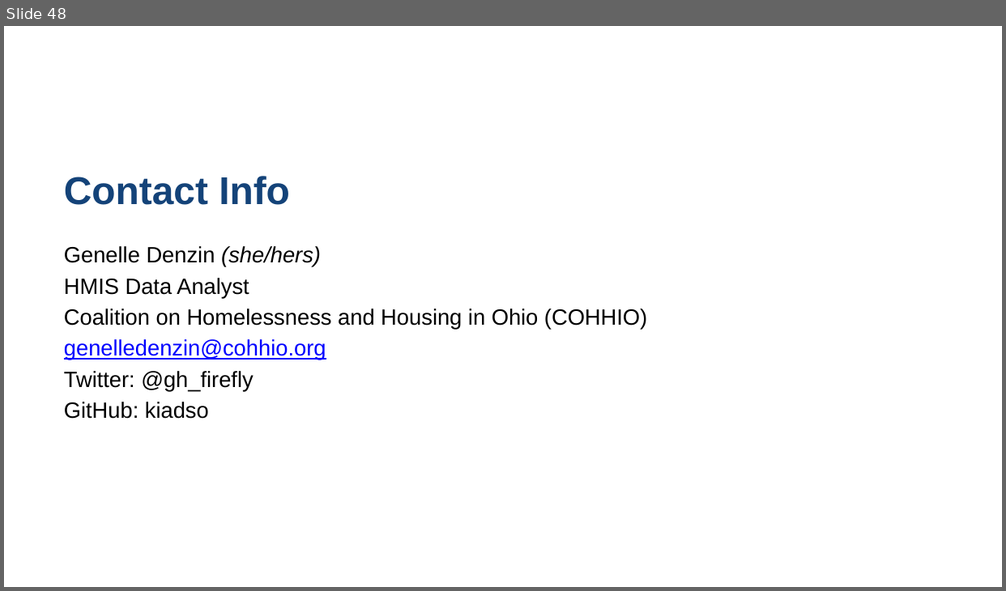
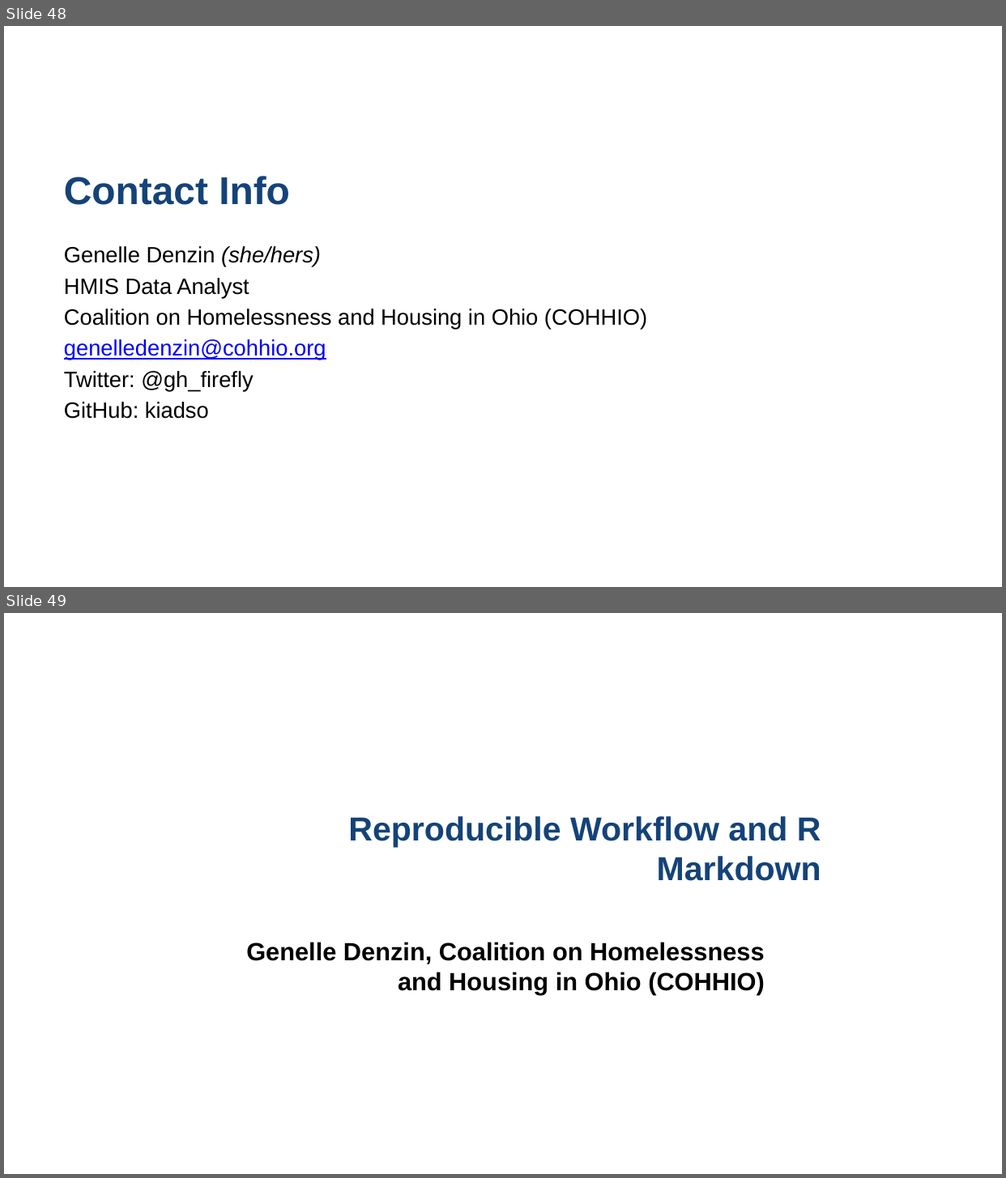
Before and after one commit to COHHIO/rmarkdown_talk, a slide deck: nhsdc_reference.pptx. Shown one above the other, each under a label of ours: slide 48 before the commit, slides 48 and 49 after it. The pictures are 1006x591 and 1006x1178 pixels, drawn with LibreOffice and Linux fonts; fonts in the diff are those of the drawing; background and template pictures are left out. Boxes give left, top, right and bottom in pixels: in the first picture for what was removed or moved away, otherwise in the second. Text is boxed around its words. In the diff, an @@ line names an element or a change of style, - is before the commit and + after.

```diff
--- a/nhsdc_reference.pptx
+++ b/nhsdc_reference.pptx
@@ slide 49 added at [4,613,1002,1174], background picture (left out) @@
@@ title added at [348,816,821,881], 24 pt, text #144379, bold @@
+Reproducible Workflow and R Markdown
@@ subtitle added at [246,942,765,995], 18 pt, text #000000, bold @@
+Genelle Denzin, Coalition on Homelessness and Housing in Ohio (COHHIO)
```
Also in this commit, not shown: 22 other slides added.
